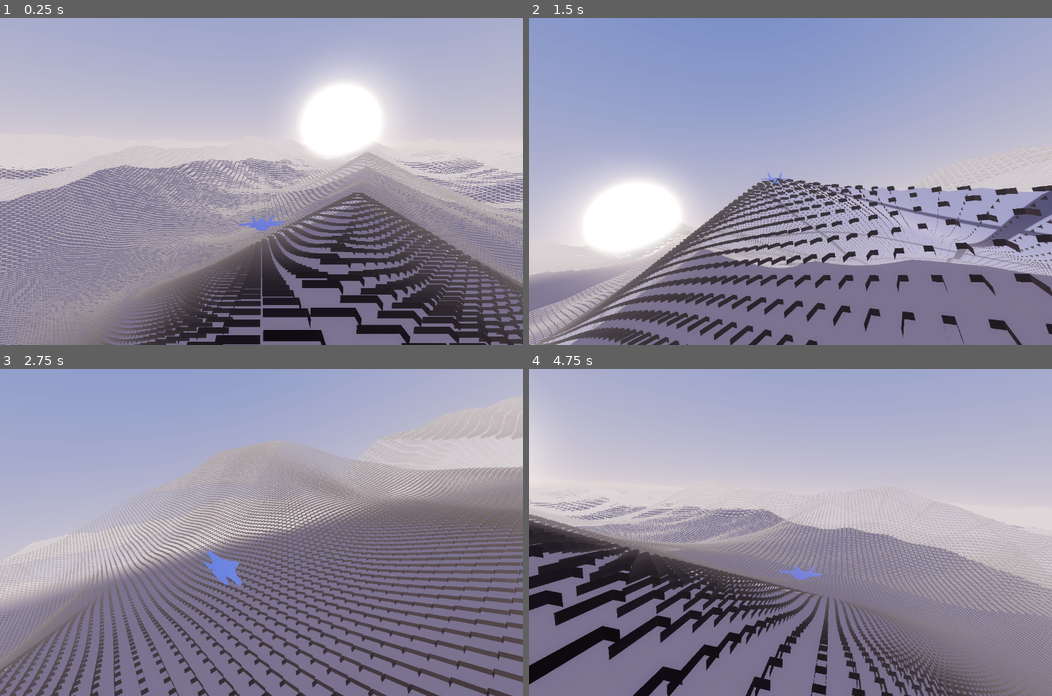
Above: before the commit, frames 1-4 (two rows, left to right).
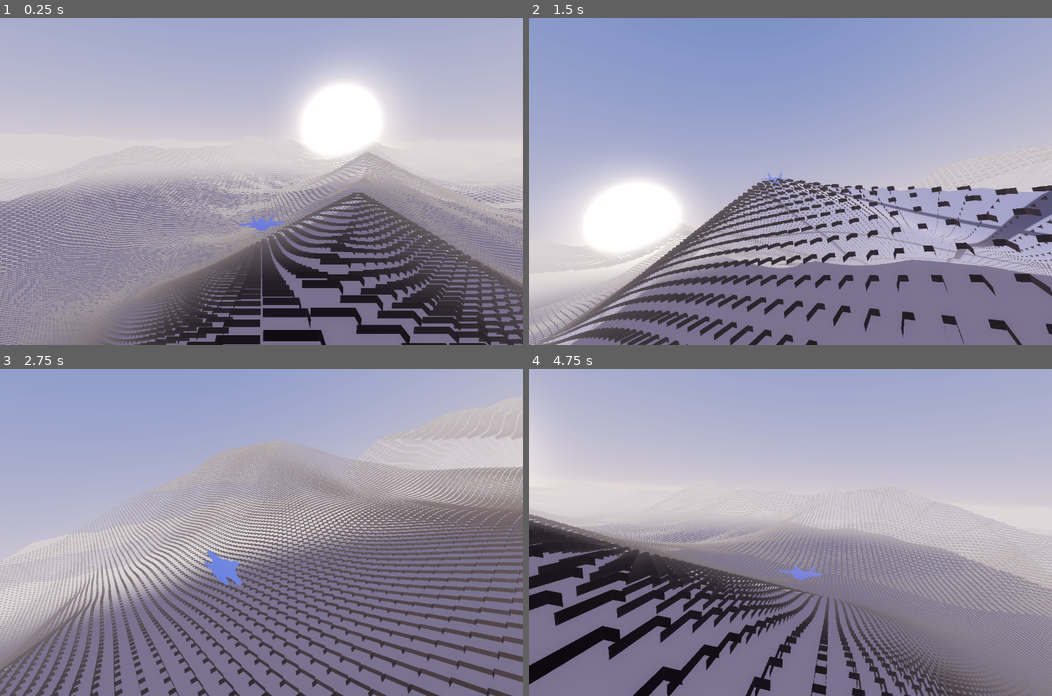
Above: after the commit, the same moments.

Repository: gallak87/tech9
Game: Godot game, scene res://scenes/Main.tscn
The game is run twice, just before and just after one commit, with the same random seed, the same clock (stepped at 60 frames per second) and the same inputs.
Inputs (mouse positions are in pixels of both pictures, inside the frame that each line leads up to):
- Up to frame 1 (0.25 s): no input
- Up to frame 2 (1.5 s): tap Enter at 0.5 s; move the mouse to (905, 165) at 0.52 s; hold D (steer_right) 0.53-1.25 s; hold Shift (boost) 0.53-1.25 s; click (905, 165) at 0.67 s; tap Space at 0.77 s; drag from (685, 197) to (764, 246) at 1.27 s
- Up to frame 3 (2.75 s): move the mouse to (313, 460) at 2.02 s; hold D (steer_right) from 2.03 s (still down); tap C at 2.1 s
- Up to frame 4 (4.75 s): release D (steer_right) at 2.75 s; drag from (764, 597) to (633, 483) at 2.77 s; move the mouse to (947, 581) at 3.52 s; hold A (steer_left) 3.53-4.25 s; tap F at 3.6 s; tap Space at 3.77 s; drag from (633, 483) to (712, 450) at 4.27 s

The runs differ from the first frame. In frame 1, 3.3% of the frame differs, in the area x 0-100%, y 41-57%; in frame 2, 1.9%; in frame 3, 5.4%, in the area x 0-100%, y 31-86%; in frame 4, 2.1%.

Commit message:
dg: fix terrain showing distant mountain silhouettes through itself
The dark shapes were the sky's below-horizon 'ground' colour seen past the
clipmap edge: terrain fades to bright fog by 620 but the clipmap stops at 768
and fog_sky_affect is 0, so the gap read as a dark mesa in every valley that
dipped below the horizon. Match a narrow haze shelf under the horizon to
fog_color instead — raising 'ground' itself floods the ambient and mirrors off
the glossy substrate, whiting out the scene.

Also filter the substrate's new per-fragment normal back to the vertex normal
with distance; terrain_hd's 330/-207 octaves swing faster than a pixel out
there and alias against the coarse LOD geometry.

Diff:
--- a/games/duneglide/shaders/dawn_sky.gdshader
+++ b/games/duneglide/shaders/dawn_sky.gdshader
@@ -6,10 +6,25 @@
 
 uniform vec3 zenith : source_color = vec3(0.34, 0.42, 0.66);
 uniform vec3 horizon : source_color = vec3(0.80, 0.72, 0.72);
-// Never seen directly (terrain covers it), but ambient_light_source is SKY, so
-// this is half the irradiance hitting the ground plane. At 0.26 the glossy
+// Mostly not seen directly (terrain covers it), but ambient_light_source is SKY,
+// so this is half the irradiance hitting the ground plane. At 0.26 the glossy
 // substrate rendered as a dark slate and the Phase 3 inversion didn't read.
+// Do NOT just raise this to the fog colour to hide the terrain edge (see
+// haze_color): a bright lower hemisphere both floods the ambient and gets
+// mirrored by the roughness-0.07 substrate at grazing angles, and the whole
+// scene washes to white.
 uniform vec3 ground : source_color = vec3(0.40, 0.38, 0.46);
+
+// The clipmap ends at +-768 while the terrain shaders fade to fog_color by 620,
+// so past the edge you see straight through to the sky. fog_sky_affect is 0
+// (turning it on would flatten the whole dawn gradient, since sky is at infinite
+// depth), which left the terrain silhouetted against a hard dark band — it read
+// in game as distant mountains showing THROUGH the near terrain wherever a
+// valley dipped below the edge. Matching a narrow band under the horizon to
+// fog_color dissolves that edge. Narrow on purpose: it is a few degrees of the
+// hemisphere, so it barely moves the sky's irradiance.
+uniform vec3 haze_color : source_color = vec3(0.78, 0.73, 0.74);
+uniform float haze_depth = 0.055;
 uniform vec3 sun_tint : source_color = vec3(1.00, 0.84, 0.66);
 uniform vec3 sun_dir = vec3(0.32, 0.075, -0.945);
 uniform float sun_size = 0.012;
@@ -22,7 +37,9 @@
 void sky() {
 	float up = EYEDIR.y;
 	vec3 col = mix(horizon, zenith, pow(clamp(up, 0.0, 1.0), 0.42));
-	col = mix(col, ground, smoothstep(0.0, -0.10, up));
+	// Haze shelf first, then fall away to the dark ground below it.
+	col = mix(col, haze_color, smoothstep(0.01, -haze_depth * 0.5, up));
+	col = mix(col, ground, smoothstep(-haze_depth, -haze_depth - 0.16, up));
 
 	float d = dot(normalize(EYEDIR), normalize(sun_dir));
 	float disc = smoothstep(1.0 - sun_size, 1.0 - sun_size * 0.35, d);
--- a/games/duneglide/shaders/substrate.gdshader
+++ b/games/duneglide/shaders/substrate.gdshader
@@ -31,18 +31,28 @@
 uniform float fade_start = 330.0;
 uniform float fade_end = 620.0;
 
+// Distance over which the per-fragment normal gives way to the interpolated
+// vertex normal. See fragment() — this is a filtering width, not a look knob.
+uniform float normal_near = 70.0;
+uniform float normal_far = 190.0;
+
 varying vec3 v_world;
+varying vec3 v_vnormal;
 varying float v_fade;
+varying float v_sharp;
 
 void vertex() {
 	// Sampled per-vertex (smooth), unlike the block shader's per-block sample —
 	// this is a continuous surface, so it should follow the dune exactly.
 	vec2 w = (MODEL_MATRIX * vec4(VERTEX, 1.0)).xz;
-	VERTEX.y = terrain_hd(w).x - drop;
+	vec3 hd = terrain_hd(w);
+	VERTEX.y = hd.x - drop;
 	v_world = vec3(w.x, VERTEX.y, w.y);
+	v_vnormal = normalize(vec3(-hd.y, 1.0, -hd.z));
 
 	float d = length(w - CAMERA_POSITION_WORLD.xz);
 	v_fade = 1.0 - smoothstep(fade_start, fade_end, d);
+	v_sharp = 1.0 - smoothstep(normal_near, normal_far, d);
 }
 
 // Distance-aware line mask: width in world units, widened to at least a pixel
@@ -55,12 +65,25 @@
 }
 
 void fragment() {
-	// Per-FRAGMENT normal, not the interpolated vertex one. At roughness 0.09 the
-	// sky reflection is sharp enough that per-vertex normals show the substrate's
-	// triangulation as visible faceted bands across the dune.
-	vec3 hd = terrain_hd(v_world.xz);
-	vec3 n_world = normalize(vec3(-hd.y, 1.0, -hd.z));
-	NORMAL = normalize((VIEW_MATRIX * vec4(n_world, 0.0)).xyz);
+	// Per-FRAGMENT normal, but ONLY up close. At roughness 0.07 the sky reflection
+	// is sharp enough that the interpolated vertex normal shows the substrate's
+	// triangulation as faceted bands, so near the camera we want the analytic one.
+	//
+	// It cannot be used at range. terrain_hd's top octaves run at coefficients
+	// 330/-207, so past ~150 units that normal swings through more than a full
+	// lobe per pixel while the coarse-LOD geometry underneath it does not move at
+	// all. It aliases, and because the sampling phase is stable per chunk the
+	// average comes out dark — whole chunk-shaped patches of floor go near-black
+	// and read as a mountain silhouette punched through the dune. The vertex
+	// normal is inherently low-passed by the LOD's own vertex spacing, which is
+	// exactly the filter this needs, so fade to it. Purely a filtering fix: at
+	// v_sharp 1 and 0 the surface is the same shape, only the shading rate differs.
+	vec3 n_world = v_vnormal;
+	if (v_sharp > 0.001) {
+		vec3 hd = terrain_hd(v_world.xz);
+		n_world = mix(n_world, normalize(vec3(-hd.y, 1.0, -hd.z)), v_sharp);
+	}
+	NORMAL = normalize((VIEW_MATRIX * vec4(normalize(n_world), 0.0)).xyz);
 
 	float g = grid_line(v_world.xz, grid_spacing, grid_width) * grid_strength;
 	vec3 albedo = mix(floor_color, grid_color, g);
@@ -68,7 +91,11 @@
 	ALBEDO = mix(fog_color, albedo, v_fade);
 	// Grid seams are matte, so they catch none of the sheen and stay legible when
 	// the sun streak crosses them.
-	ROUGHNESS = mix(floor_roughness, 0.85, g);
+	//
+	// Roughening with distance is the other half of the normal filter above: once
+	// the surface detail is smaller than a pixel, a 0.07-roughness lobe sparkles.
+	// Widening the lobe is the cheap stand-in for the prefiltering we don't do.
+	ROUGHNESS = mix(mix(0.30, floor_roughness, v_sharp), 0.85, g);
 	METALLIC = 0.0;
 	SPECULAR = mix(floor_specular, 0.15, g);
 }
Not shown, changed: games/duneglide/ROADMAP.md
